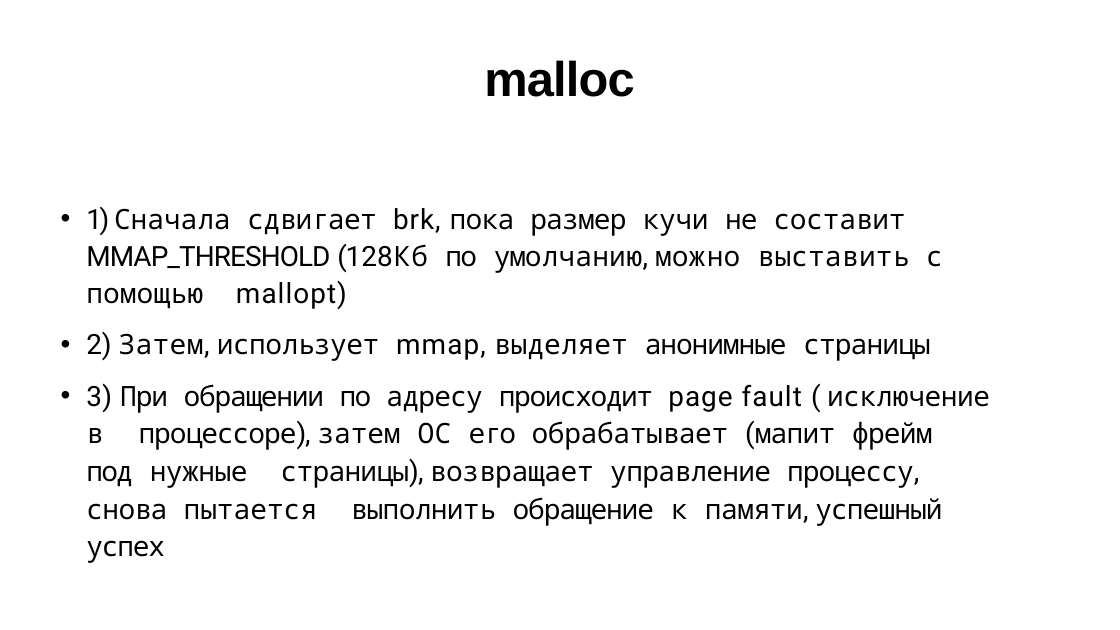
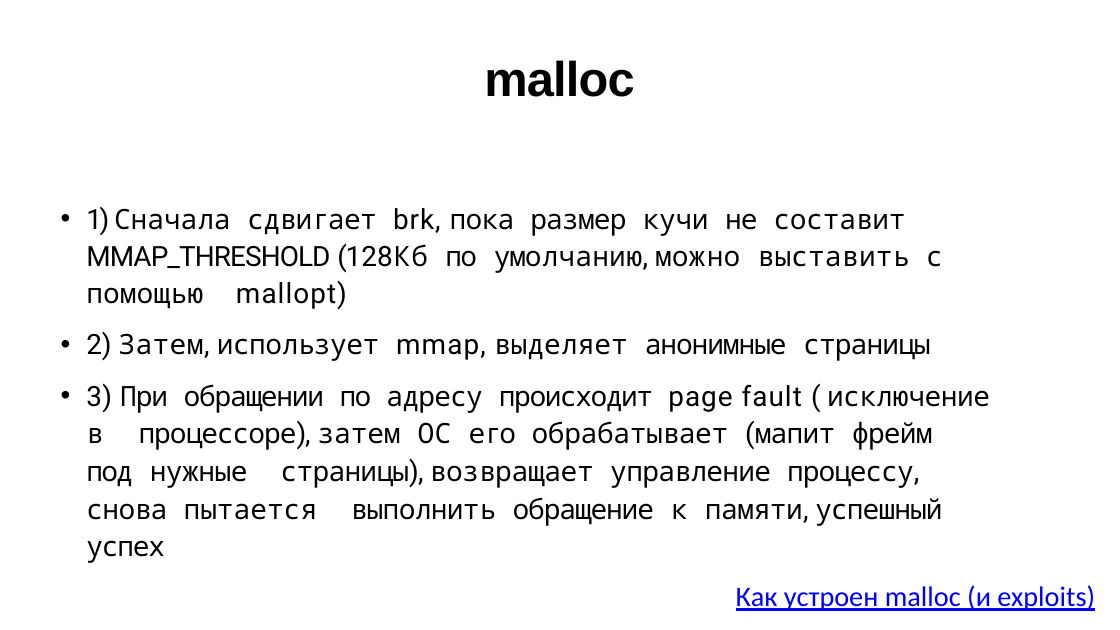
Before and after one commit to kostya2709/CAOS_seminars, a slide deck: slide 18 of sem_6_mem/presentations/caos_6.pptx. Drawn at 1120x630 pixels with LibreOffice and Linux fonts; fonts in the diff are those of the drawing. Boxes give left, top, right and bottom in pixels: in the first picture for what was removed or moved away, otherwise in the second. Text is boxed around its words. In the diff, an @@ line names an element or a change of style, - is before the commit and + after.

```diff
--- a/sem_6_mem/presentations/caos_6.pptx
+++ b/sem_6_mem/presentations/caos_6.pptx
@@ text added at (736, 585, 1095, 611), 40 pt, text #0000FF, underline @@
+Как устроен malloc (и exploits)
```
Also in this commit, not shown: 4 other slides changed, 1 slide added, 27 other files.
